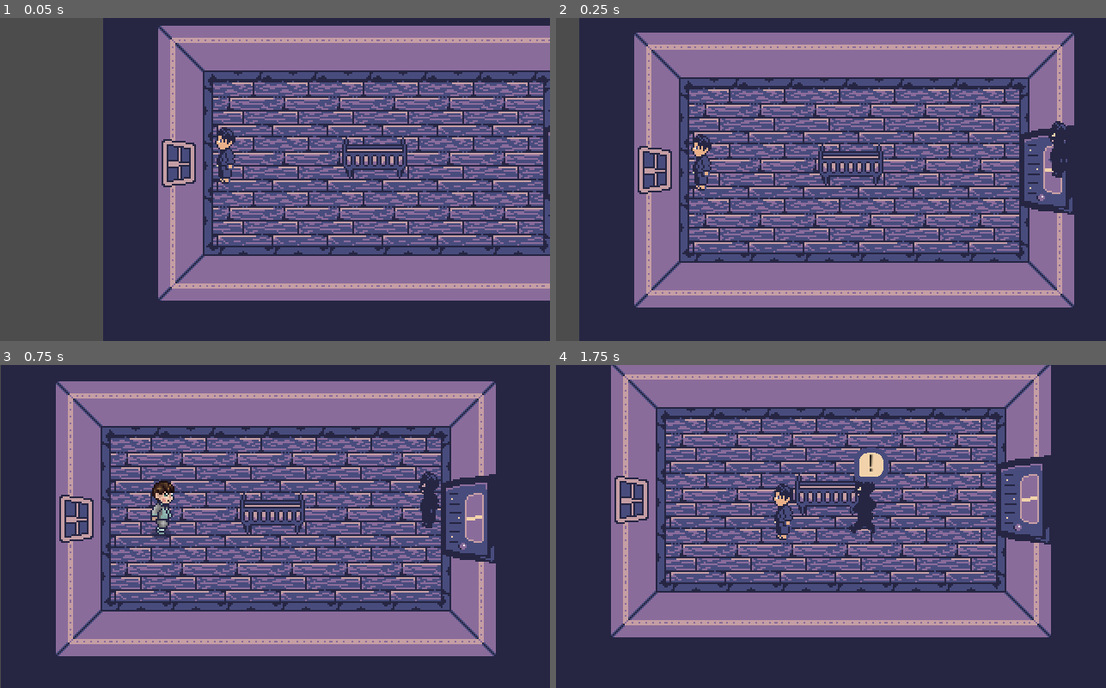
Above: before the commit, frames 1-4 (two rows, left to right).
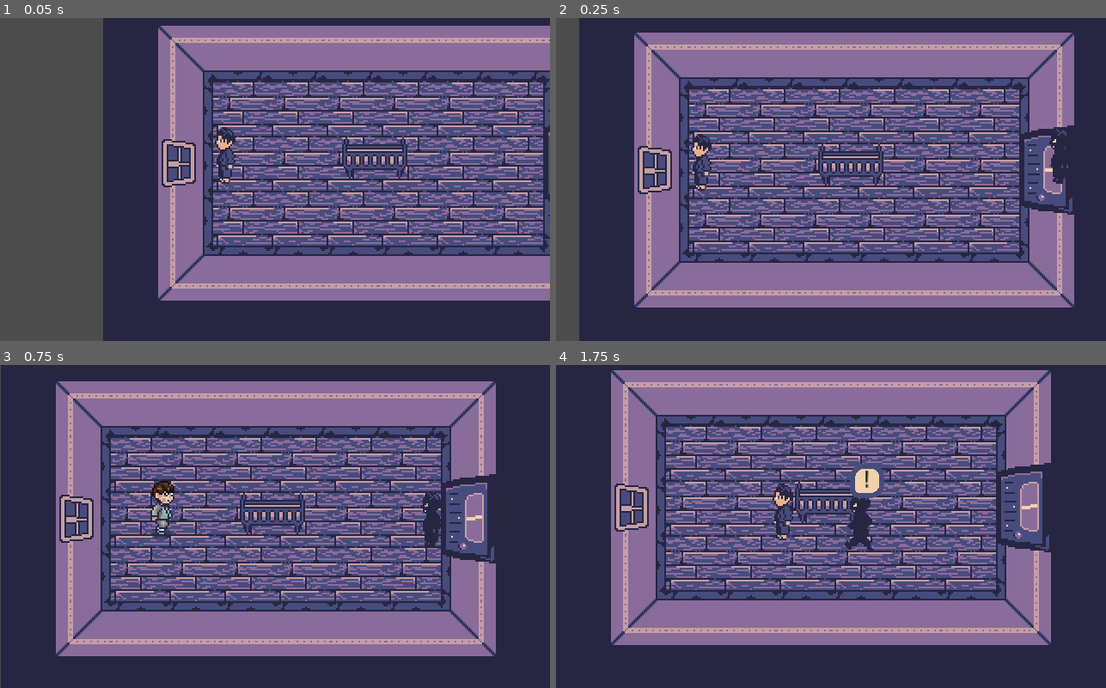
Above: after the commit, the same moments.

Repository: chickendude/dark-pages
Game: Godot game, scene res://Maps/BeccasRoom.tscn
Same seed, same stepped clock (60 frames per second), same inputs: the game is played once before the commit and once after it. This scene is started directly instead of the project's main scene.
Inputs:
- Up to frame 1 (0.05 s): no input
- Up to frame 2 (0.25 s): no input
- Up to frame 3 (0.75 s): tap Enter (ui_accept) at 0.5 s; hold Right (ui_right) from 0.53 s (still down)
- Up to frame 4 (1.75 s): tap Enter (ui_accept) at 0.77, 1.52 s; release Right (ui_right) at 1.28 s; hold Down (ui_down) from 1.28 s (still down)

Frame 1 is identical in both runs. In frame 2, 0.2% of the frame differs, in the area x 89-94%, y 31-52%; in frame 3, 0.4%; in frame 4, 35%, in the area x 10-90%, y 0-87%.

Commit message:
Refactor the NPCPaths to support multiple paths/selecting a random path.

Diff:
--- a/Characters/Will.gd
+++ b/Characters/Will.gd
@@ -12,11 +12,11 @@
 export var SPEED = 100
 
 func _ready() -> void:
-	Event.connect("game_over", self, "_game_over")
+	var _e = Event.connect("game_over", self, "_game_over")
 	if Event.game_started:
 		position = Event.player_position
 		_set_animation_direction(Event.player_direction)
-	var _e = Event.connect("push_player_back", self, "_push_player_back")
+	_e = Event.connect("push_player_back", self, "_push_player_back")
 
 func _process(_delta) -> void:
 	if not paused:
--- a/Maps/BeccasRoom.gd
+++ b/Maps/BeccasRoom.gd
@@ -5,7 +5,8 @@
 
 onready var door = $YSort/Furniture/Door
 onready var ysort = $YSort
-onready var path_follow = $Path2D/PathFollow2D
+onready var paths = $Paths
+onready var stepdad_monster = $YSort/StepdadMonster
 
 func _ready():
 	if not Event.events[Event.BECCAS_ROOM_CUTSCENE]:
@@ -19,6 +20,13 @@
 		$YSort/Will.visible = true
 	if not Event.events[Event.BECCAS_ROOM_MONSTER_ENTER]:
 		print('monster')
+		var num_paths : int = paths.get_child_count()
+		var index : int = randi() % num_paths
+		for path in paths.get_children():
+			if path.get_index() == index:
+				path.load_walker(stepdad_monster.get_path())
+			else:
+				path.queue_free()
 #        var monster = StepdadMonsterCheckRoom.instance()
 #        monster.connect("open_door", self, "_open_door")
 #        path_follow.add_child(monster)
--- a/Maps/BeccasRoom.tscn
+++ b/Maps/BeccasRoom.tscn
@@ -13,6 +13,21 @@
 
 [sub_resource type="RectangleShape2D" id=1]
 extents = Vector2( 18, 6 )
+
+[sub_resource type="Curve2D" id=2]
+_data = {
+"points": PoolVector2Array( 0, 0, 0, 0, 298.393, 114.615, 0, 0, 0, 0, 231.121, 130.172, 0, 0, 0, 0, 184.031, 139.422, 0, 0, 0, 0, 156.281, 136.899, 0, 0, 0, 0, 155.44, 127.229, 0, 0, 0, 0, 170.997, 127.229, 0, 0, 0, 0, 296, 114 )
+}
+
+[sub_resource type="Curve2D" id=3]
+_data = {
+"points": PoolVector2Array( 0, 0, 0, 0, 296, 114, 0, 0, 0, 0, 180.247, 148.251, 0, 0, 0, 0, 159.645, 129.331, 0, 0, 0, 0, 182.77, 125.547, 0, 0, 0, 0, 181.929, 107.888, 0, 0, 0, 0, 181.508, 85.184, 0, 0, 0, 0, 205.474, 84.3431, 0, 0, 0, 0, 250.462, 108.309, 0, 0, 0, 0, 296, 114 )
+}
+
+[sub_resource type="Curve2D" id=4]
+_data = {
+"points": PoolVector2Array( 0, 0, 0, 0, 296, 114, 0, 0, 0, 0, 221.871, 126.808, 0, 0, 0, 0, 221.871, 136.899, 0, 0, 0, 0, 229.019, 144.888, 0, 0, 0, 0, 221.451, 152.035, 0, 0, 0, 0, 153.759, 148.672, 0, 0, 0, 0, 157.122, 123.865, 0, 0, 0, 0, 181.508, 124.286, 0, 0, 0, 0, 186.554, 102.002, 0, 0, 0, 0, 226.496, 94.4339, 0, 0, 0, 0, 255.928, 109.99, 0, 0, 0, 0, 296, 114 )
+}
 
 [node name="BeccasRoom" type="Node2D"]
 script = ExtResource( 8 )
@@ -81,7 +96,15 @@
 limit_left = 0
 limit_bottom = 224
 
-[node name="NPCPath" parent="." instance=ExtResource( 9 )]
-walker = NodePath("../YSort/StepdadMonster")
+[node name="Paths" type="Node2D" parent="."]
 
-[editable path="NPCPath"]
+[node name="NPCPath" parent="Paths" instance=ExtResource( 9 )]
+curve = SubResource( 2 )
+
+[node name="NPCPath2" parent="Paths" instance=ExtResource( 9 )]
+visible = false
+curve = SubResource( 3 )
+
+[node name="NPCPath3" parent="Paths" instance=ExtResource( 9 )]
+visible = false
+curve = SubResource( 4 )
--- a/Paths/Actions/Action.gd
+++ b/Paths/Actions/Action.gd
@@ -8,8 +8,8 @@
 var npc
 
 func _ready():
-    connect("body_entered", self, "_on_body_entered")
+	var _e = connect("body_entered", self, "_on_body_entered")
 
 
 func _on_body_entered(body : StepdadMonster):
-    print(name + " has not implemented _on_body_entered function yet.")
+	print(name + " has not implemented _on_body_entered function yet.")
--- a/Paths/Actions/Pause.gd
+++ b/Paths/Actions/Pause.gd
@@ -4,8 +4,8 @@
 export var wait_time : int
 
 
-func _on_body_entered(body : StepdadMonster):
-    emit_signal("pause")
-    yield(get_tree().create_timer(wait_time), "timeout")
-    emit_signal("resume")
-    queue_free()
+func _on_body_entered(_body : StepdadMonster):
+	emit_signal("pause")
+	yield(get_tree().create_timer(wait_time), "timeout")
+	emit_signal("resume")
+	queue_free()
--- a/Paths/NPCPath.gd
+++ b/Paths/NPCPath.gd
@@ -3,26 +3,22 @@
 
 onready var path_follow : PathFollow2D = $PathFollow2D
 onready var actions = $Actions
-#onready var stepdad : StepdadMonster = $PathFollow2D/StepdadMonster
 onready var remote2d = $PathFollow2D/RemoteTransform2D
 
-export (NodePath) var walker
+#export (NodePath) var walker_path
 
-#var walker
+var walker : KinematicBody2D
 var paused = false
 var stopped = false
 
 
 func _ready() -> void:
-	Event.connect("game_over", self, "_stop")
-	remote2d.remote_path = "../../" + walker
-	walker = get_node(walker)
-	walker.remote_controlled = true
+	stopped = true
+	var _e = Event.connect("game_over", self, "_stop")
 	for action in actions.get_children():
 		if action is PathAction:
 			action.connect("pause", self, "_pause")
 			action.connect("resume", self, "_resume")
-
 
 func _process(_delta) -> void:
 	if not stopped:
@@ -34,6 +30,14 @@
 		else:
 			walker.direction = Vector2.ZERO
 
+func load_walker(walker_path : NodePath):
+	# We need to account for remote2d being in PathFollow2D,
+	# which itself is within NPCPath, hence the double "../"
+	remote2d.remote_path = walker_path
+	walker = get_node(walker_path)
+	walker.remote_controlled = true
+	stopped = false
+
 
 func _stop() -> void:
 	walker.remote_controlled = false
@@ -42,6 +46,5 @@
 func _pause() -> void:
 	paused = true
 
-
 func _resume() -> void:
 	paused = false
--- a/Paths/NPCPath.tscn
+++ b/Paths/NPCPath.tscn
@@ -5,7 +5,7 @@
 
 [sub_resource type="Curve2D" id=1]
 _data = {
-"points": PoolVector2Array( 0, 0, 0, 0, 296, 114, 0, 0, 0, 0, 238, 116, 0, 0, 0, 0, 163, 139, 0, 0, 0, 0, 159, 127, 0, 0, 0, 0, 192, 126, 0, 0, 0, 0, 191, 93, 0, 0, 0, 0, 154, 89, 0, 0, 0, 0, 122, 92, 0, 0, 0, 0, 123, 129, 0, 0, 0, 0, 185, 136, 0, 0, 0, 0, 296, 114 )
+"points": PoolVector2Array( 0, 0, 0, 0, 296, 114, 0, 0, 0, 0, 221.871, 126.808, 0, 0, 0, 0, 179.826, 120.922, 0, 0, 0, 0, 181.929, 107.888, 0, 0, 0, 0, 296, 114 )
 }
 
 [node name="NPCPath" type="Path2D"]
--- a/Singletons/Event.gd
+++ b/Singletons/Event.gd
@@ -1,23 +1,23 @@
 extends Node
 
 enum {
-    WILLS_DOOR_UNLOCKED,
-    BECCAS_ROOM_WINDOW,
-    BECCAS_ROOM_CUTSCENE,
-    BECCAS_ROOM_MONSTER_ENTER,
+	WILLS_DOOR_UNLOCKED,
+	BECCAS_ROOM_WINDOW,
+	BECCAS_ROOM_CUTSCENE,
+	BECCAS_ROOM_MONSTER_ENTER,
 }
 
 const TILE_SIZE = 32
 const diary_pages = [
-    preload("res://DiaryPages/DiaryPage1.tres"),
-    preload("res://DiaryPages/DiaryPage2.tres")
+	preload("res://DiaryPages/DiaryPage1.tres"),
+	preload("res://DiaryPages/DiaryPage2.tres")
 ]
 
 const GameOverScene = preload("res://UI/GameOver.tscn")
 
 var events : Array
 var game_started = false
-var game_over = false setget game_over
+var game_over = false setget set_game_over
 var player_position = Vector2.ZERO
 var player_direction = Vector2.ZERO
 
@@ -26,42 +26,43 @@
 signal game_over()
 
 func _ready():
-    for _i in range(10):
-        events.append(false)
+	randomize()
+	for _i in range(10):
+		events.append(false)
 
 
 # load a map and place the player in the proper coordinates
 func load_map(map_name, x, y, direction : Vector2):
-    SoundManager.stop_all()
-    game_started = true
-    var offset_y : int
-    var offset_x : int
-    if direction.y != 0:
-        offset_y = 15 if direction.y > 0 else 32
-        offset_x = 15
-    else:
-        offset_y = 28
-        offset_x = 7 if direction.x > 0 else 25
-    player_position = Vector2(x * TILE_SIZE + offset_x, y * TILE_SIZE + offset_y)
-    player_direction = direction
-    var _e = get_tree().change_scene('res://Maps/' + map_name + '.tscn')
+	SoundManager.stop_all()
+	game_started = true
+	var offset_y : int
+	var offset_x : int
+	if direction.y != 0:
+		offset_y = 15 if direction.y > 0 else 32
+		offset_x = 15
+	else:
+		offset_y = 28
+		offset_x = 7 if direction.x > 0 else 25
+	player_position = Vector2(x * TILE_SIZE + offset_x, y * TILE_SIZE + offset_y)
+	player_direction = direction
+	var _e = get_tree().change_scene('res://Maps/' + map_name + '.tscn')
 
 
 # prepare a text to be drawn to the screen
 func display_text(text):
-    emit_signal("display_text", text)
+	emit_signal("display_text", text)
 
 
 # if the player collides with something that should push it back but doesn't
 # have StaticBody2D
 func push_player_back(position):
-    emit_signal("push_player_back", position)
+	emit_signal("push_player_back", position)
 
 
-func game_over(value) -> void:
-    game_over = value
-    if game_over:
-        emit_signal("game_over")
-        yield(get_tree().create_timer(2), "timeout")
-        var game_over_scene = GameOverScene.instance()
-        get_tree().root.add_child(game_over_scene)
+func set_game_over(value) -> void:
+	game_over = value
+	if game_over:
+		emit_signal("game_over")
+		yield(get_tree().create_timer(2), "timeout")
+		var game_over_scene = GameOverScene.instance()
+		get_tree().root.add_child(game_over_scene)
Not shown: 1 places in Maps/BeccasRoom.tscn that only renumber resources
